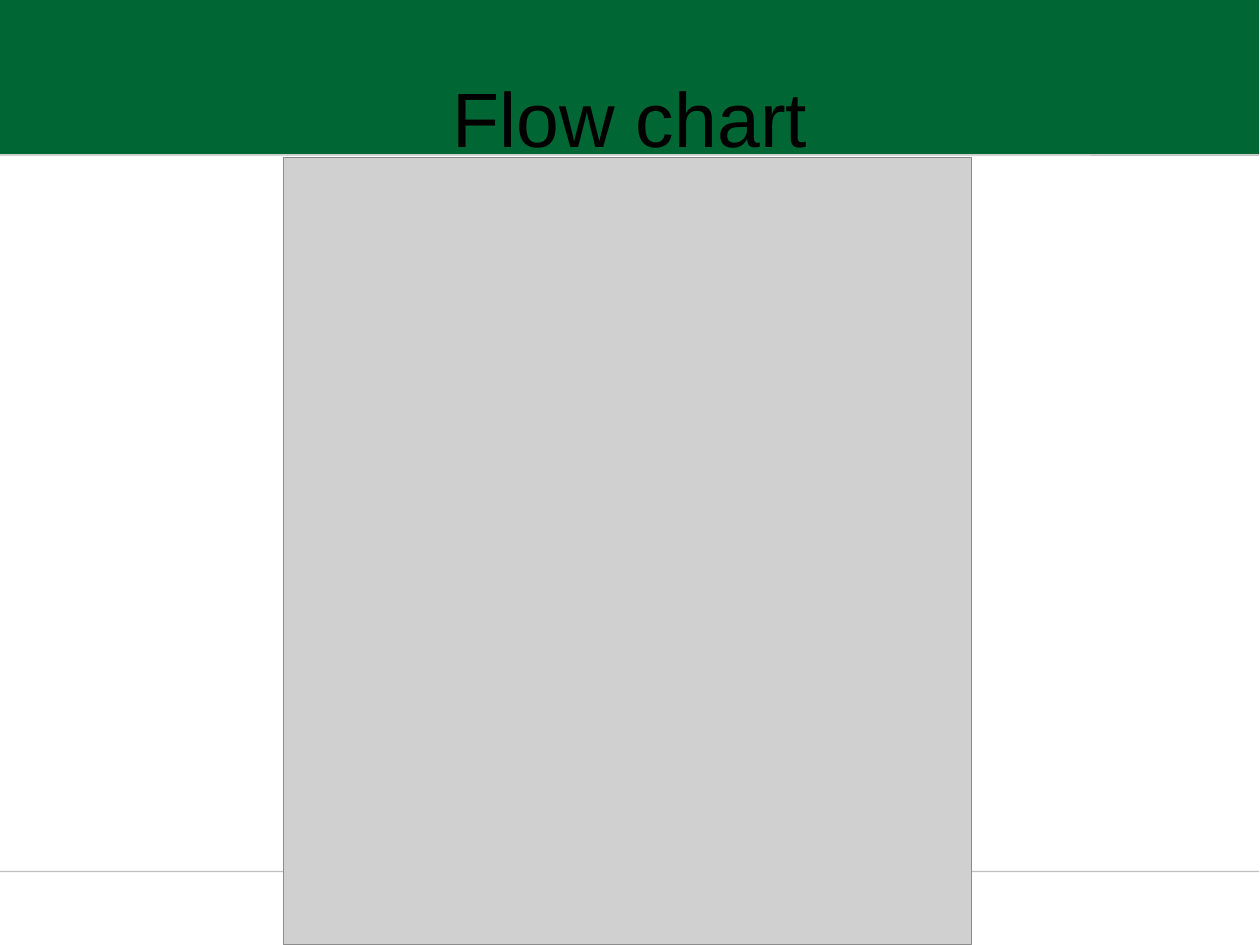
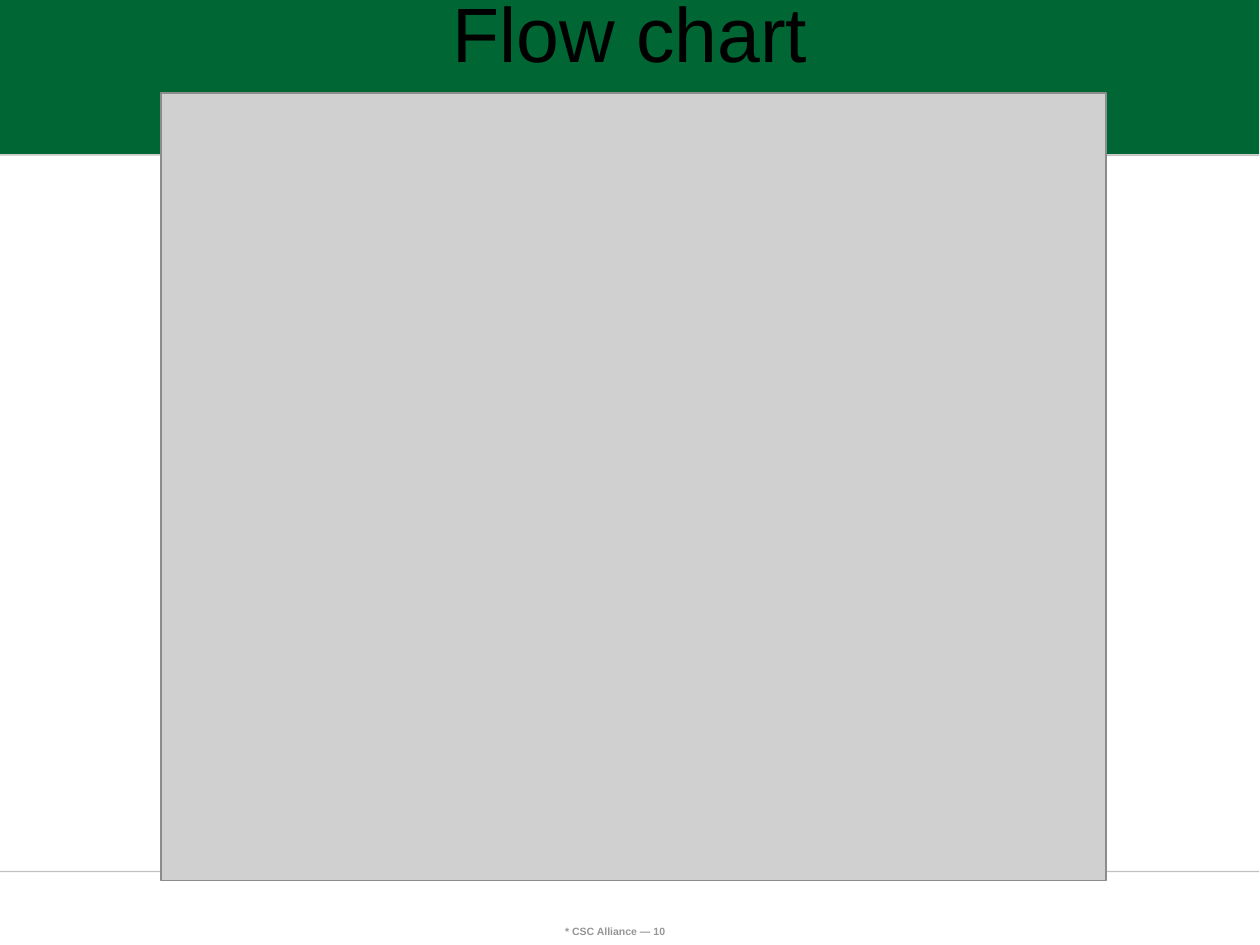
Before and after one commit to ISAMEL-B/EMPLOYEE-TRACKING-SYSTEM, a slide deck: slide 10 of group 7.pptx. Drawn at 1260x945 pixels with LibreOffice and Linux fonts; fonts in the diff are those of the drawing; grey boxes stand for pictures; background and template pictures are left out. Boxes give left, top, right and bottom in pixels: in the first picture for what was removed or moved away, otherwise in the second. Text is boxed around its words. In the diff, an @@ line names an element or a change of style, - is before the commit and + after.

```diff
--- a/group 7.pptx
+++ b/group 7.pptx
@@ title "Flow chart" rewrapped from bbox=[452, 91, 807, 162] to bbox=[452, 6, 807, 63] @@
@@ picture: place and size @@
-picture at bbox=[284, 158, 971, 945]
+picture at bbox=[161, 93, 1106, 881]
@@ page number added at bbox=[572, 927, 665, 935], 6 pt, text #969696, bold @@
+* CSC Alliance — 10
```
Also in this commit, not shown: 6 other slides changed.
